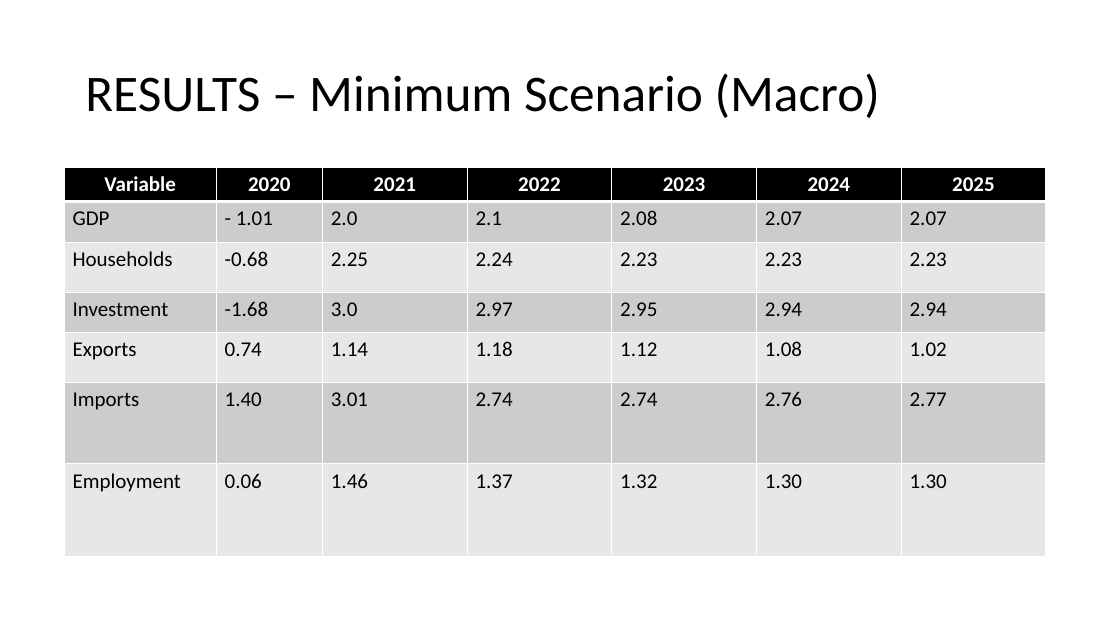
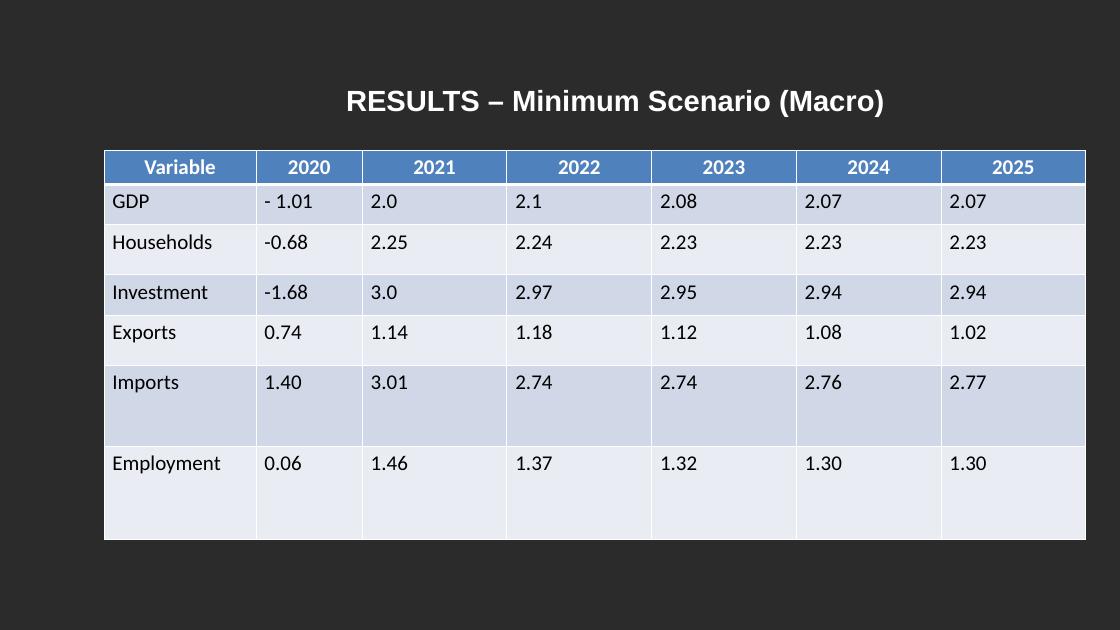
Before and after one commit to xolaniss/COVID_19, a slide deck: slide 7 of COVID-19 Economic Impact.pptx. Drawn at 1120x630 pixels with LibreOffice and Linux fonts; fonts in the diff are those of the drawing; background and template pictures are left out; a plain dark background stands for a picture behind light text. Boxes give left, top, right and bottom in pixels: in the first picture for what was removed or moved away, otherwise in the second. Text is boxed around its words. In the diff, an @@ line names an element or a change of style, - is before the commit and + after.

```diff
--- a/COVID-19 Economic Impact.pptx
+++ b/COVID-19 Economic Impact.pptx
@@ background #FFFFFF to picture (left out) @@
@@ title "RESULTS – Minimum Scenario (Macro)": place and size @@
-title "RESULTS – Minimum Scenario (Macro)" at [85,73,880,118]
+title "RESULTS – Minimum Scenario (Macro)" at [346,90,884,117]
@@ title "RESULTS – Minimum Scenario (Macro)" at [346,90,884,117]: size 44 to 25 pt, font Calibri to Arial, text colour #000000 to #FFFFFF, bold on; line spacing 0.9 to 1 @@
@@ table at [104,150,1085,539] @@
@@ fill #000000 to #4F81BD in row 1 @@
@@ fill #CCCCCC to #D0D8E8 in 21 cells @@
@@ fill #E7E7E7 to #E9EDF4 in 21 cells @@
@@ table: place and size @@
-table at [64,168,1044,557]
+table at [104,150,1085,539]
```
Also in this commit, not shown: 12 other slides changed, 1 slide removed, 1 other file.
